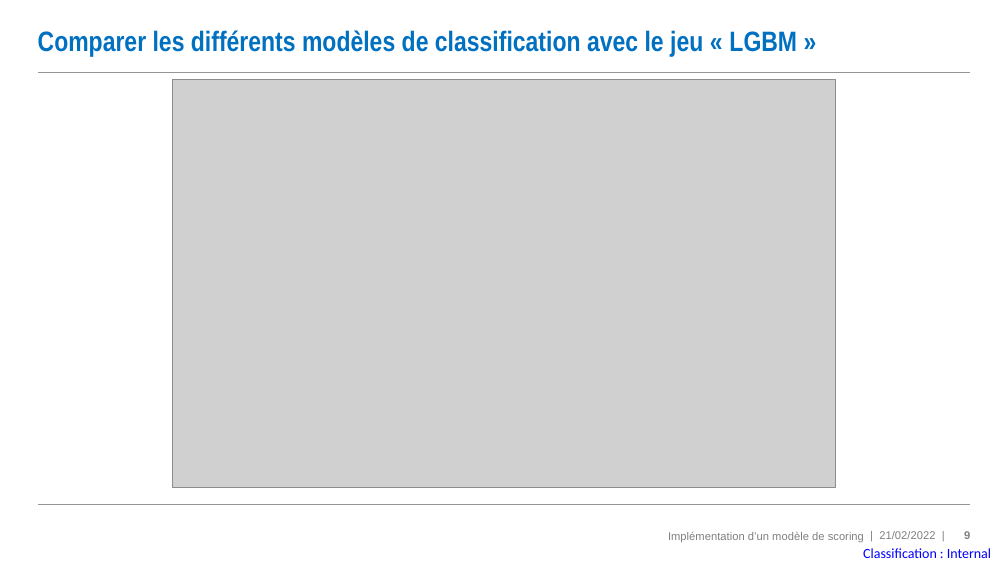
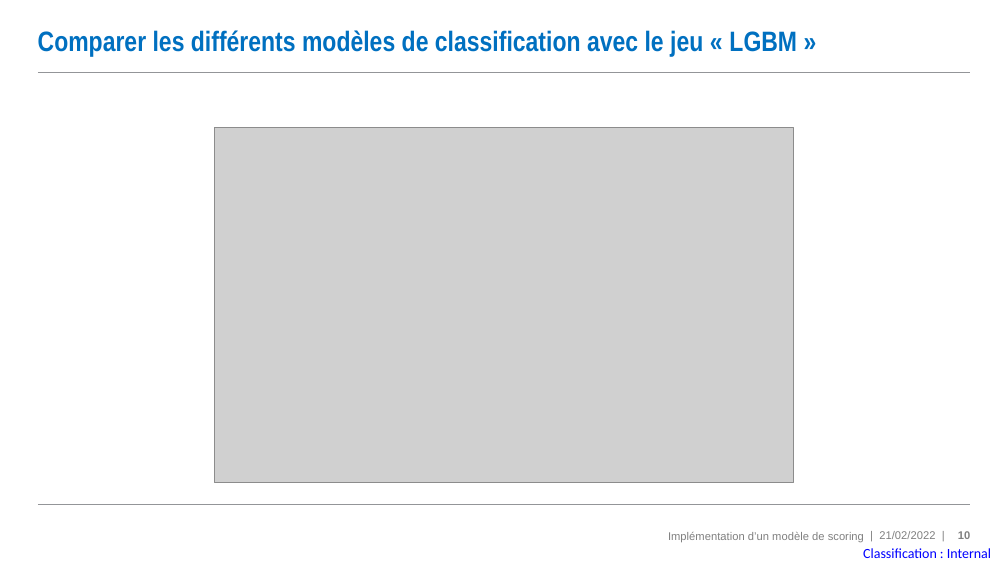
Before and after one commit to MadesLaurence/OpenClassrooms-Fruits-Project-8-, a slide deck: slide 10 of PPAD_07_support.pptx (slide 9 before the commit). Drawn at 1008x567 pixels with LibreOffice and Linux fonts; fonts in the diff are those of the drawing; grey boxes stand for pictures. Boxes give left, top, right and bottom in pixels: in the first picture for what was removed or moved away, otherwise in the second. Text is boxed around its words. In the diff, an @@ line names an element or a change of style, - is before the commit and + after.

```diff
--- a/PPAD_07_support.pptx
+++ b/PPAD_07_support.pptx
@@ picture: place and size @@
-picture at <box>172,80,836,487</box>
+picture at <box>215,127,793,483</box>
@@ page number at <box>958,531,970,539</box>: text changed @@
-9
+10
```
Also in this commit, not shown: 7 other slides changed.
